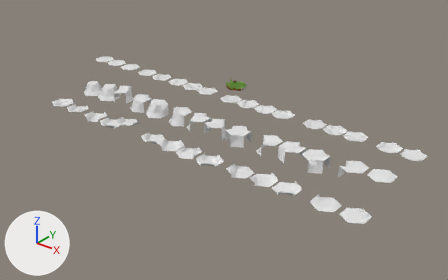
The Blender file HexEdged.blend as it was, and as the next commit left it.
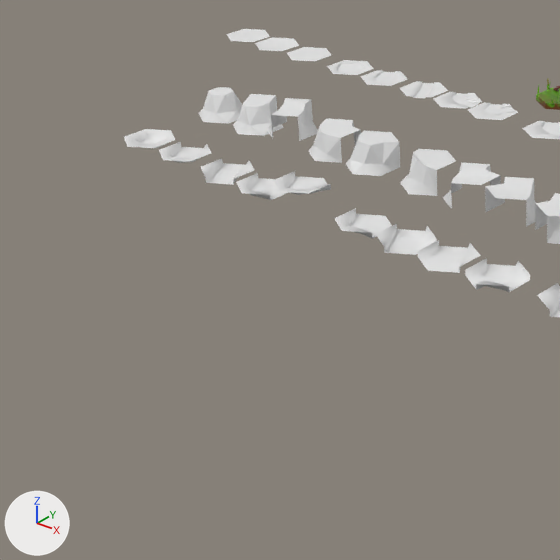
Each version is shown whole from a 50 mm lens placed at (33.4, -38.4, 21.1), pointed at (4.6, -2.3, -1.3), then close up on the part from 0% to 53% of the width and 16% to 100% of the height. Lighting does not change. The marker at lower left points along +X, +Y and +Z.

In view in the first close-up: 'Mount_E', 'Mount_N', 'Mount_P1', 'Mount_P2', 'Mount_P3', 'Mount_T1', 'Mount_T2', 'Mount_T3', 'Water_P1', 'Water_P3', 'Water_T2', 'Water_T3', 'Water_T4'.
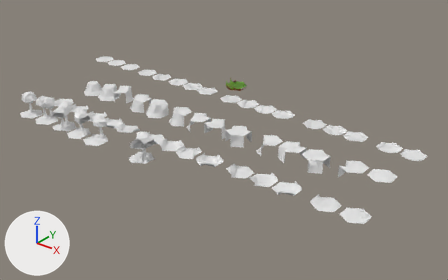
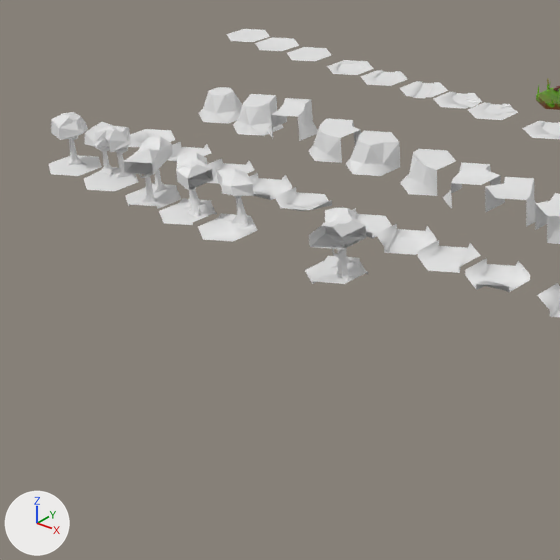
Pixel boxes [x1, y1, x2, y2] of what changed, in the close-ups (560 x 560 px):
'Tree_T2', added
    after: [305, 208, 368, 284]
'Tree_P1', added
    after: [123, 136, 181, 209]
'Tree_E', added
    after: [84, 122, 138, 191]
'Tree_P2', added
    after: [159, 153, 217, 225]
'Tree_P3', added
    after: [198, 168, 257, 242]
'Tree_N', added
    after: [49, 112, 102, 176]
'Water_P3', moved
    before: [273, 171, 331, 195]
    after: [274, 187, 332, 211]

What changed in the scene script:
```text
Add me_circle_050:
    me_circle_050.from_pydata(...)  # 147 vertices, 146 faces; spans x -0.87..0.87, y -1.0..1.0, z 0.25..2.22
Add me_circle_049:
    me_circle_049.from_pydata(...)  # 78 vertices, 78 faces; spans x -0.87..0.87, y -1.0..1.0, z 0.25..2.1
Add me_circle_048:
    me_circle_048.from_pydata(...)  # 123 vertices, 123 faces, 1 loose edge; spans x -0.87..0.87, y -1.0..1.0, z 0.23..2.2
Add me_circle_040:
    me_circle_040.from_pydata(...)  # 130 vertices, 129 faces; spans x -0.87..0.87, y -1.0..1.0, z 0.22..2.2
Add me_circle_036:
    me_circle_036.from_pydata(...)  # 66 vertices, 65 faces; spans x -0.87..0.87, y -1.0..1.0, z 0.25..2.19
Add me_circle_034:
    me_circle_034.from_pydata(...)  # 117 vertices, 118 faces; spans x -0.87..0.87, y -1.0..1.0, z 0.25..2.19
Change ob_water_p3:
    ob_water_p3.location: (-0.84, -7.85, 0.6) -> (-0.84, -7.85, 0.0)
Add ob_tree_t2:
    ob_tree_t2 = bpy.data.objects.new('Tree_T2', me_circle_050)
    ob_tree_t2.location = (3.9, -10.95, 0.0)
Add ob_tree_p3:
    ob_tree_p3 = bpy.data.objects.new('Tree_P3', me_circle_049)
    ob_tree_p3.location = (-1.03, -11.01, 0.0)
Add ob_tree_p1:
    ob_tree_p1 = bpy.data.objects.new('Tree_P1', me_circle_048)
    ob_tree_p1.location = (-4.85, -10.95, 0.0)
Add ob_tree_p2:
    ob_tree_p2 = bpy.data.objects.new('Tree_P2', me_circle_040)
    ob_tree_p2.location = (-2.96, -11.03, 0.0)
Add ob_tree_n:
    ob_tree_n = bpy.data.objects.new('Tree_N', me_circle_036)
    ob_tree_n.location = (-9.19, -10.95, 0.0)
Add ob_tree_e:
    ob_tree_e = bpy.data.objects.new('Tree_E', me_circle_034)
    ob_tree_e.location = (-7.12, -10.96, 0.0)
```
